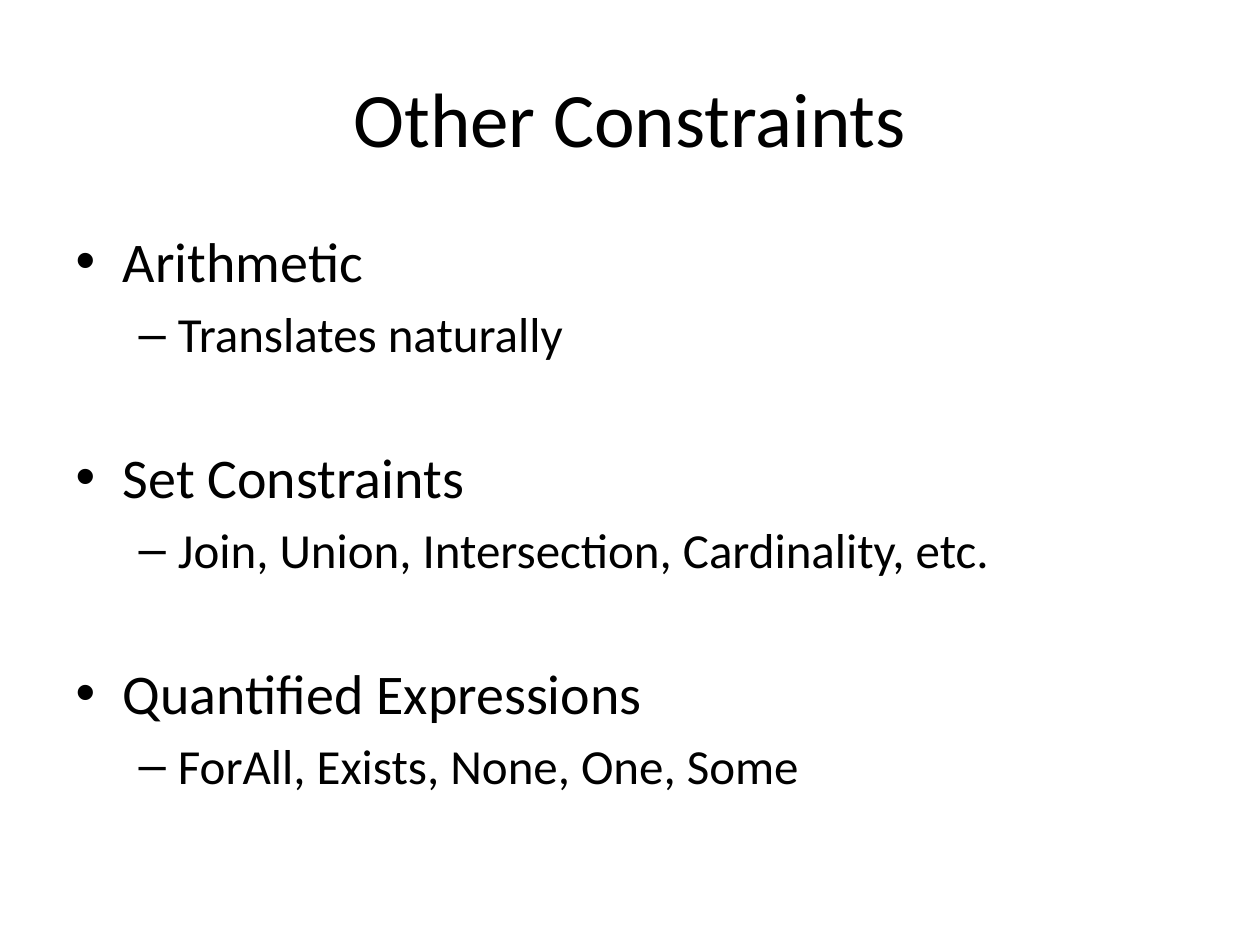
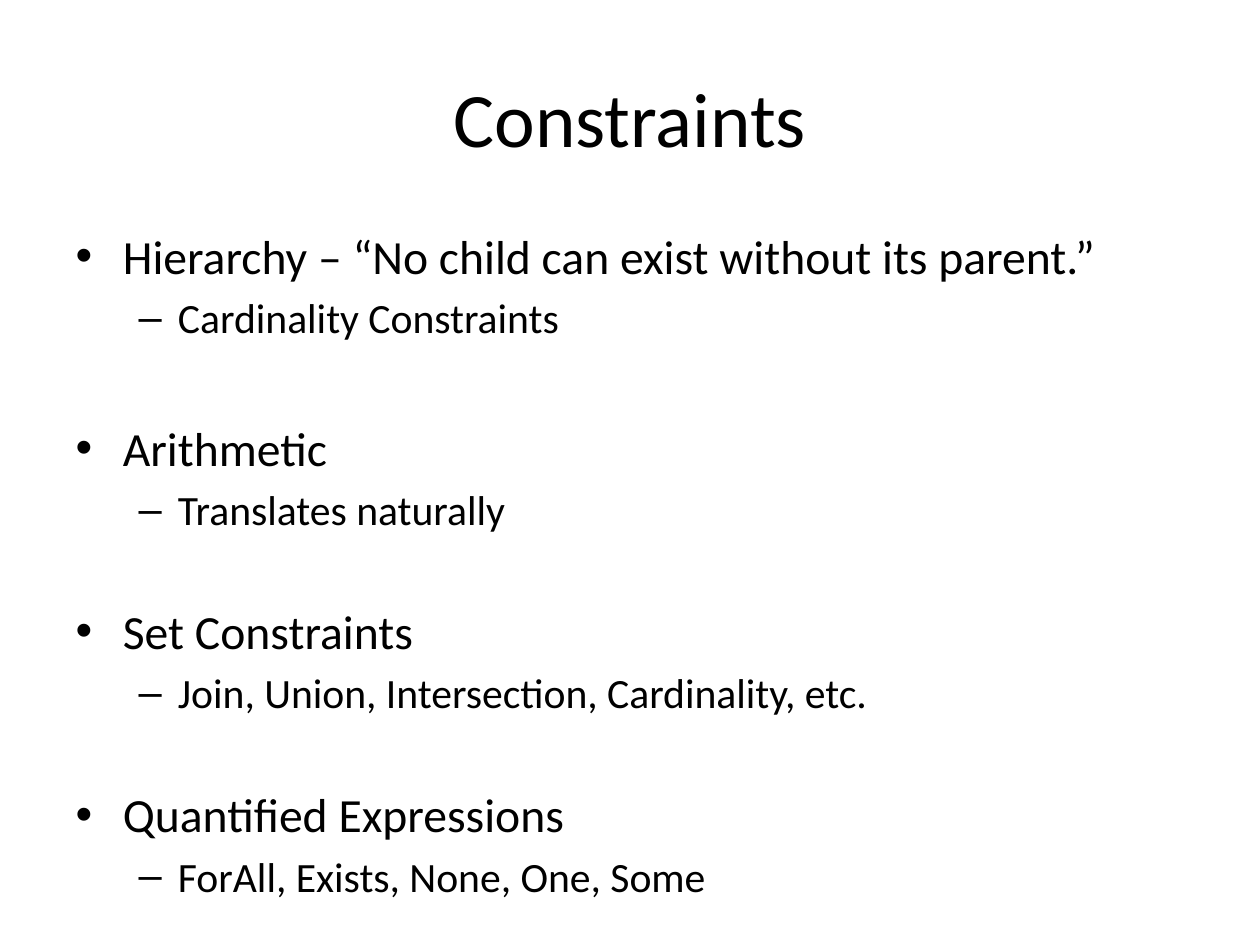
Before and after one commit to gsdlab/ClaferSMT, a slide deck: slide 11 of latex/VariabilityModelinginClaferUsingSMT.pptx. Drawn at 1260x945 pixels with LibreOffice and Linux fonts; fonts in the diff are those of the drawing. Boxes give left, top, right and bottom in pixels: in the first picture for what was removed or moved away, otherwise in the second. Text is boxed around its words. In the diff, an @@ line names an element or a change of style, - is before the commit and + after.

```diff
--- a/latex/VariabilityModelinginClaferUsingSMT.pptx
+++ b/latex/VariabilityModelinginClaferUsingSMT.pptx
@@ title at (454, 94, 807, 148): text changed @@
-Other Constraints
+Constraints
@@ text at (123, 239, 1094, 340): paragraphs added @@
+• Hierarchy – “No child can exist without its parent.”
+  – Cardinality Constraints
@@ text at (123, 433, 867, 897): size 32 to 27.2 pt in "Arithmetic", "Set Constraints", "Quantified Expressions"; size 28 to 23.8 pt in "Translates naturally", "Join, Union, Intersection, Cardinality, etc.", "ForAll, Exists, None, One, Some" @@
```
Also in this commit, not shown: 5 other slides changed, 7 other files.
